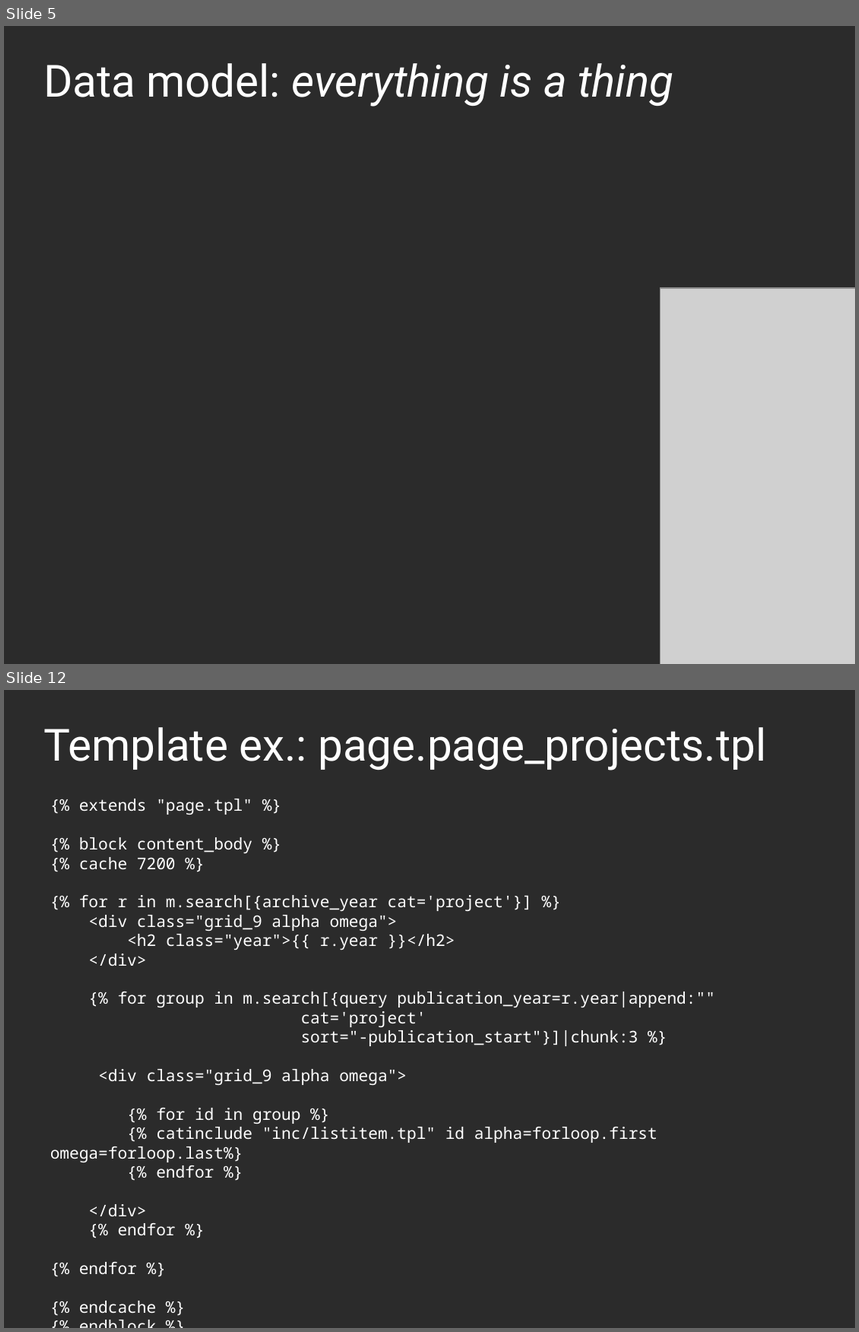
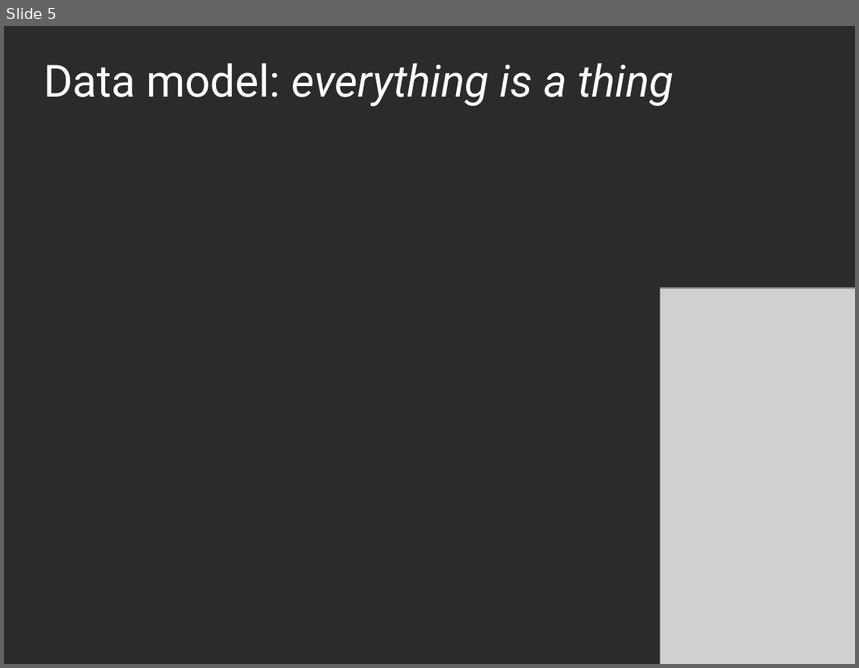
Before and after one commit to arjan/zotonic-vagrant-tutorial, a slide deck: zotonic-tutorial-20131012.odp. Shown one above the other, each under a label of ours: slides 5 and 12 before the commit, slide 5 after it; the slides between them are not shown. The pictures are 859x1332 and 859x668 pixels, drawn with LibreOffice and Linux fonts; fonts in the diff are those of the drawing; grey boxes stand for pictures; background and template pictures are left out; a plain dark background stands for a picture behind light text. Boxes give left, top, right and bottom in pixels: in the first picture for what was removed or moved away, otherwise in the second. Text is boxed around its words. In the diff, an @@ line names an element or a change of style, - is before the commit and + after.

```diff
--- a/zotonic-tutorial-20131012.odp
+++ b/zotonic-tutorial-20131012.odp
@@ slide 12 removed at <box>4,690,855,1328</box>, background picture (left out) @@
@@ title removed at <box>44,727,766,771</box> @@
-Template ex.: page.page_projects.tpl
@@ text removed at <box>50,799,715,1313</box> @@
-{% extends "page.tpl" %}
-{% block content_body %}
-{% cache 7200 %}
-{% for r in m.search[{archive_year cat='project'}] %}
-<div class="grid_9 alpha omega">
-<h2 class="year">{{ r.year }}</h2>
-</div>
-{% for group in m.search[{query publication_year=r.year|append:""
-cat='project'
-sort="-publication_start"}]|chunk:3 %}
-<div class="grid_9 alpha omega">
-{% for id in group %}
-{% catinclude "inc/listitem.tpl" id alpha=forloop.first omega=forloop.last%}
-{% endfor %}
-</div>
-{% endfor %}
-{% endfor %}
-{% endcache %}
-{% endblock %}
```
Also in this commit, not shown: 3 slides changed, 8 other slides removed, 2 other files.
